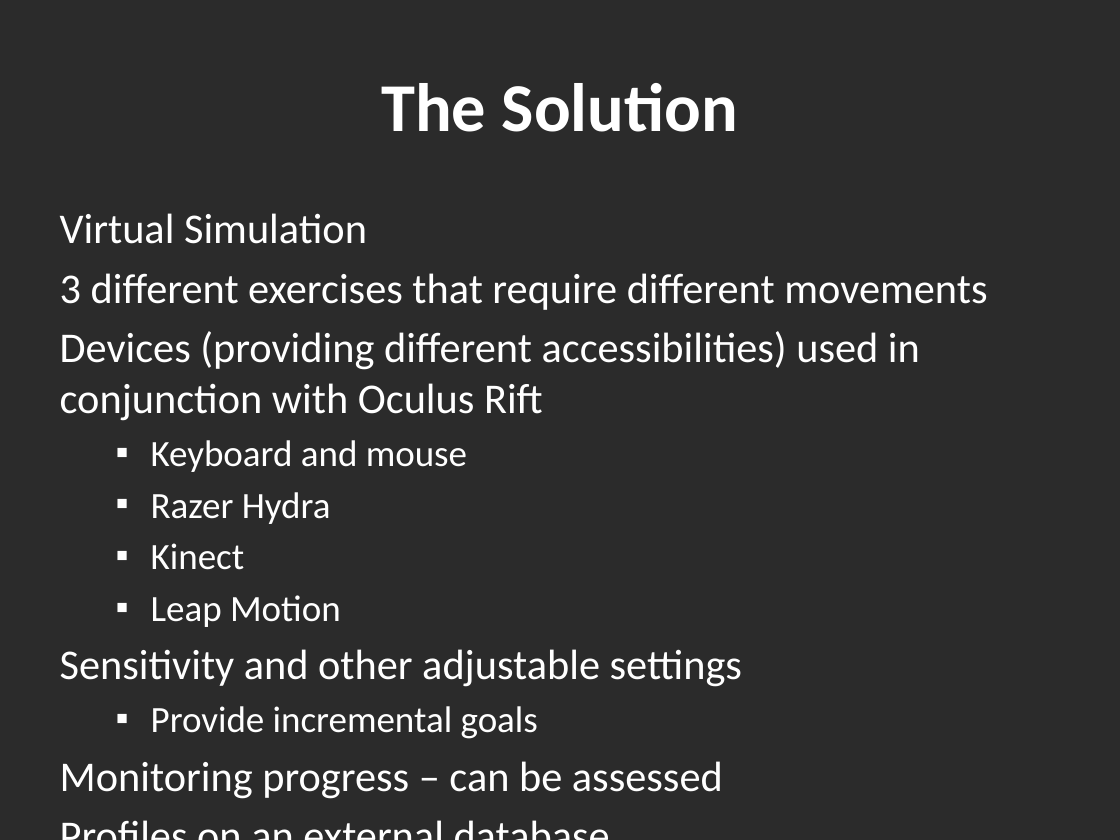
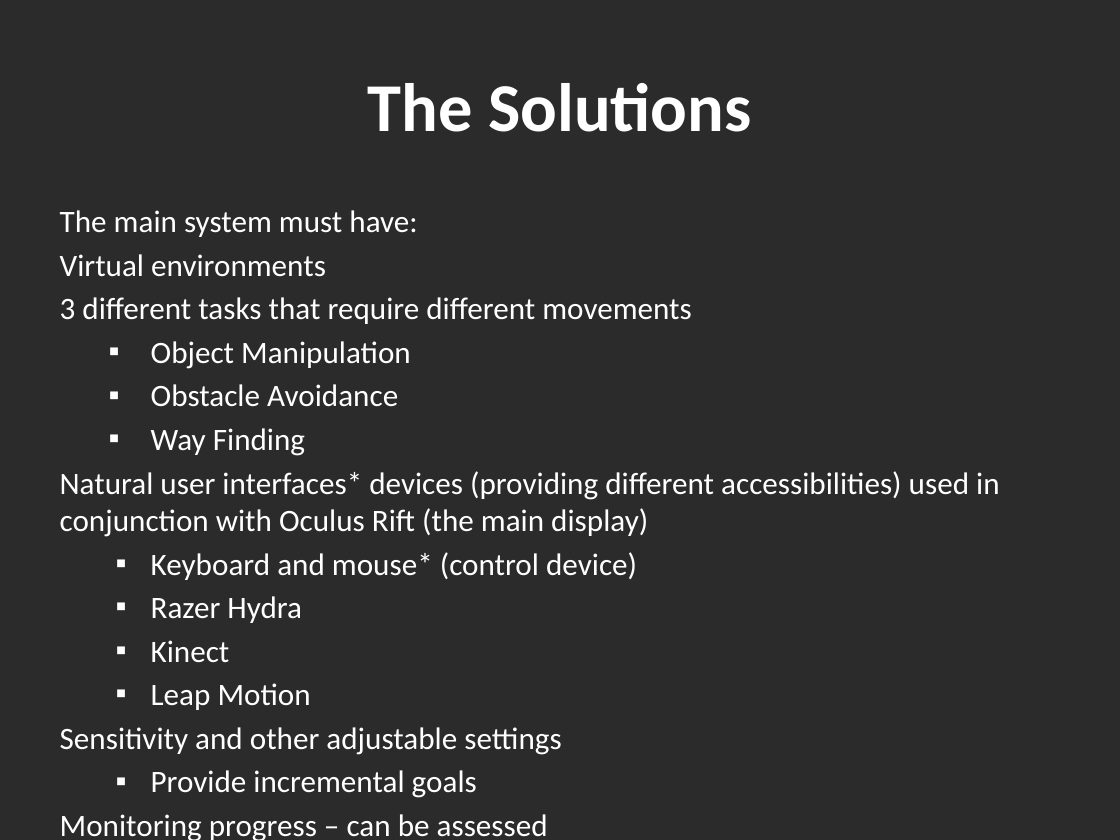
Before and after one commit to Hankli/VirtualEnvironments-Project, a slide deck: slide 6 of Documents/Presentations/Final Presentation v2.pptx. Drawn at 1120x840 pixels with LibreOffice and Linux fonts; fonts in the diff are those of the drawing; background and template pictures are left out; a plain dark background stands for a picture behind light text. Boxes give left, top, right and bottom in pixels: in the first picture for what was removed or moved away, otherwise in the second. Text is boxed around its words. In the diff, an @@ line names an element or a change of style, - is before the commit and + after.

```diff
--- a/Documents/Presentations/Final Presentation v2.pptx
+++ b/Documents/Presentations/Final Presentation v2.pptx
@@ title at [368, 83, 751, 132]: text changed @@
-The Solution
+The Solutions
@@ text at [60, 210, 999, 580]: text changed; size 27.2 to 20 pt @@
-Virtual Simulation
-3 different exercises that require different movements
-Devices (providing different accessibilities) used in conjunction with Oculus Rift
-  ▪ Keyboard and mouse
+The main system must have:
+Virtual environments
+3 different tasks that require different movements
+    ▪ Object Manipulation
+    ▪ Obstacle Avoidance
+    ▪ Way Finding
+Natural user interfaces* devices (providing different accessibilities) used in conjunction with Oculus Rift (the main display)
+  ▪ Keyboard and mouse* (control device)
@@ text at [60, 596, 561, 840]: size 23.8 to 20 pt in "Razer Hydra", "Kinect", "Leap Motion", "Provide incremental goals"; size 27.2 to 20 pt in "Sensitivity and other adjustable settings", "Monitoring progress – can be assessed", "Profiles on an external database"; less space between paragraphs @@
```
Also in this commit, not shown: 16 other slides changed, 7 other files.
